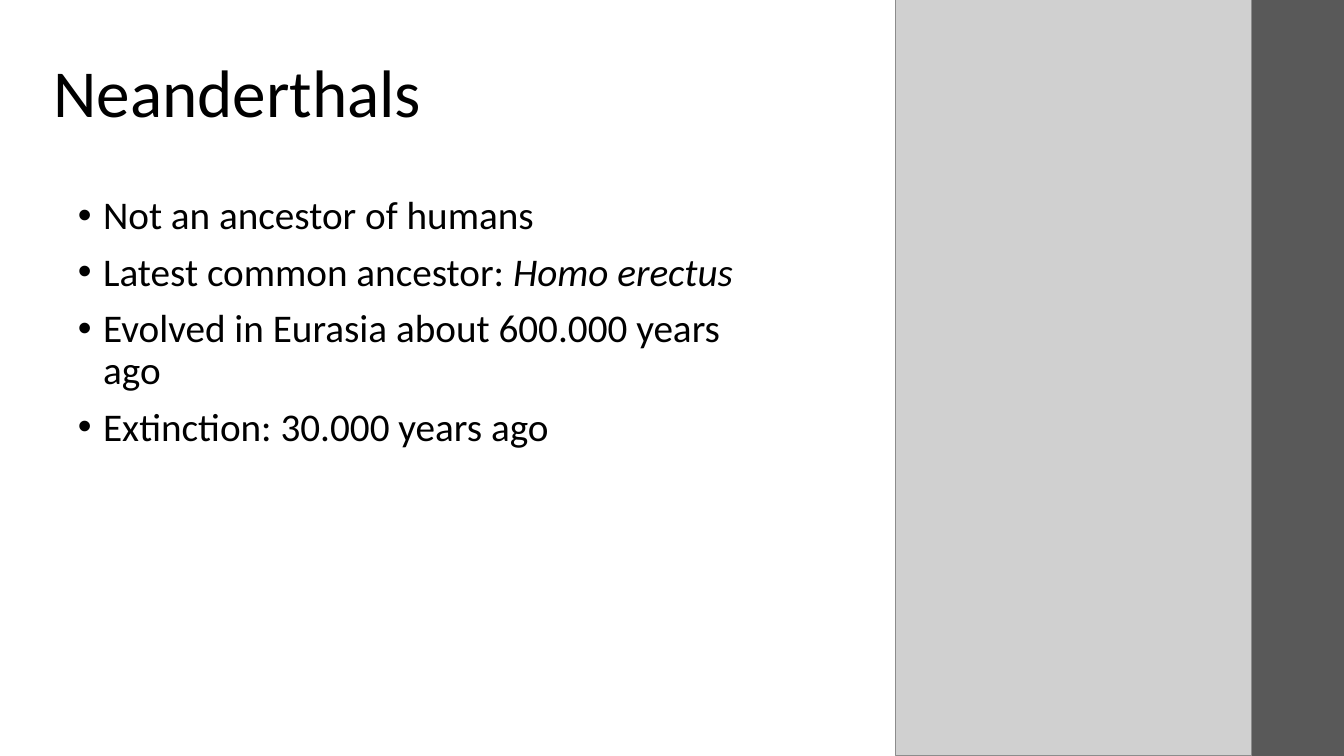
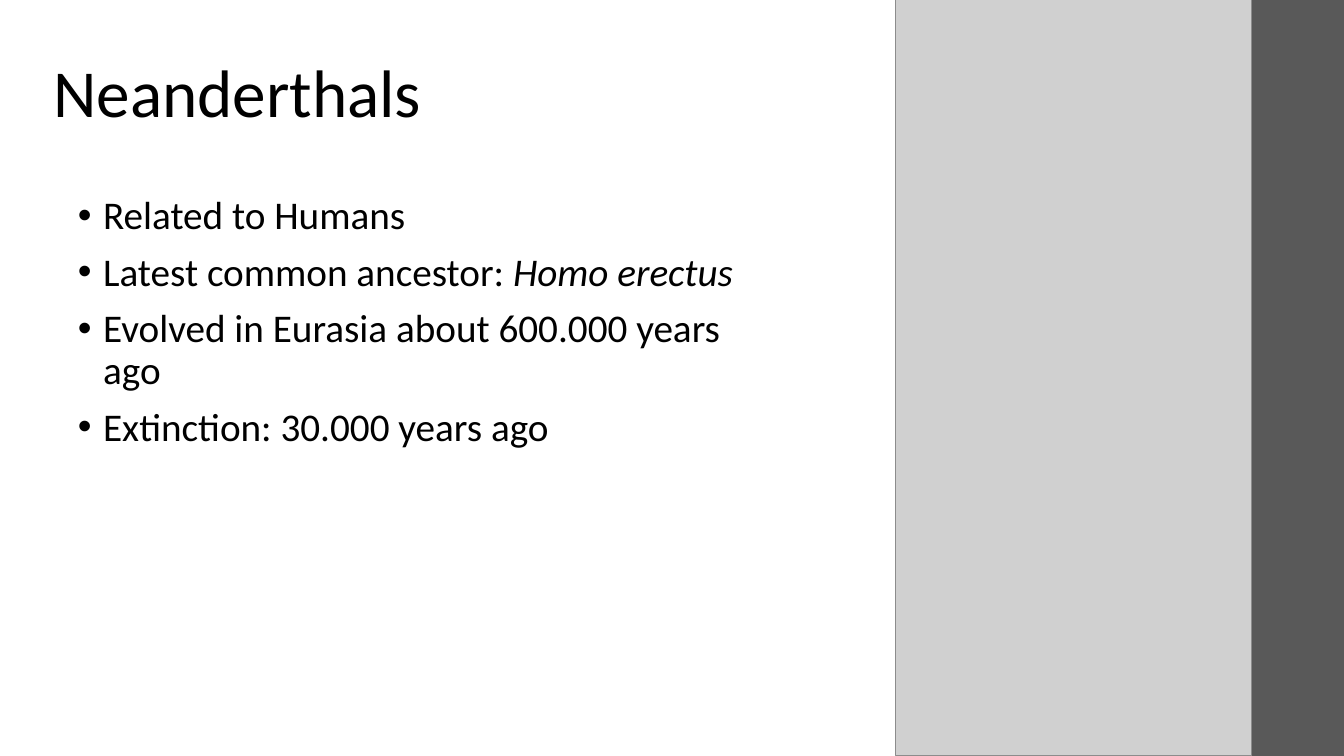
Before and after one commit to laksannathan/Biopython, a slide deck: slide 3 of humans_demo/Humans.pptx. Drawn at 1344x756 pixels with LibreOffice and Linux fonts; fonts in the diff are those of the drawing; grey boxes stand for pictures. Boxes give left, top, right and bottom in pixels: in the first picture for what was removed or moved away, otherwise in the second. Text is boxed around its words. In the diff, an @@ line names an element or a change of style, - is before the commit and + after.

```diff
--- a/humans_demo/Humans.pptx
+++ b/humans_demo/Humans.pptx
@@ text at (x1=103, y1=201, x2=405, y2=230): text changed @@
-• Not an ancestor of humans
+• Related to Humans
```
Also in this commit, not shown: 5 other slides changed, 3 slides added, 1 other file.
